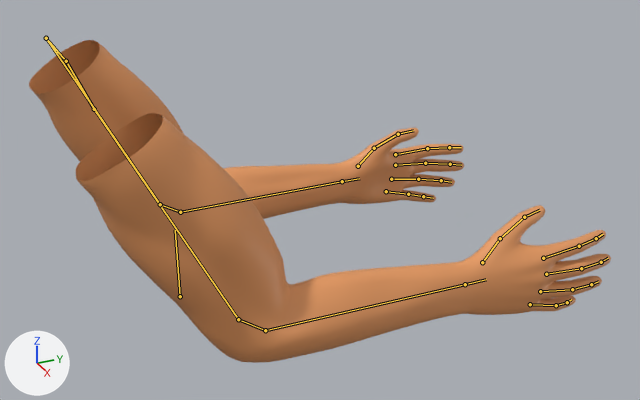
Renders of the Blender file Models/Viewmodel.blend from each side of a commit.
Both versions are drawn from a 50 mm lens placed at (0.604, -0.15, 0.175), pointed at (0.012, 0.117, -0.121). Lighting does not change. The marker at lower left points along +X, +Y and +Z. The bones that bend it are drawn over the model as lines.

Objects in the first picture: 'Mid Poly Arm'.
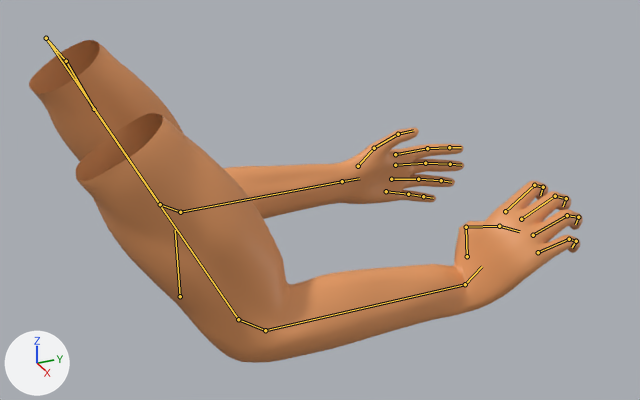
The newer file adds an action. The first version stands in its rest pose; the second is drawn at frame 0 of the action 'CubeIdle'.

Location of each change, [x1, y1, x2, y2] in pixels of the pictures (640 x 400 px):
'Mid Poly Arm', posed: before [29, 40, 611, 363]; after [29, 40, 583, 363]
bone 'Thumb 2.R', root to tip: before (500, 238) to (524, 217); after (466, 227) to (499, 226)
bone 'Index 3.R', root to tip: before (543, 258) to (579, 246); after (505, 211) to (534, 185)
bone 'Ring 3.R', root to tip: before (540, 291) to (572, 289); after (533, 235) to (567, 215)
bone 'Little 3.R', root to tip: before (530, 304) to (556, 305); after (538, 252) to (569, 239)
bone 'Middle 3.R', root to tip: before (546, 274) to (581, 268); after (521, 219) to (555, 196)

The change in detail:
Bone 'Thumb 2.R' (bone_thumb_2_r) turns from (0, 0, 0) to (73, 0, 0) degrees about its own x, y and z.
Bone 'Index 3.R' (bone_index_3_r) moves from (0.0, 0.0, 0.0) to (0.0008, -0.0018, -0.0002).
Bone 'Index 3.R' (bone_index_3_r) turns from (0, 0, 0) to (-4, 0, -34) degrees about its own x, y and z.
Bone 'Ring 3.R' (bone_ring_3_r) moves from (0.0, 0.0, 0.0) to (0.0005, 0.0009, -0.0002).
Bone 'Ring 3.R' (bone_ring_3_r) turns from (0, 0, 0) to (-1, -7, -33) degrees about its own x, y and z.
Bone 'Little 3.R' (bone_little_3_r) moves from (0.0, 0.0, 0.0) to (-0.0038, 0.0011, 0.0).
Bone 'Little 3.R' (bone_little_3_r) turns from (0, 0, 0) to (0, -10, -32) degrees about its own x, y and z.
Bone 'Middle 3.R' (bone_middle_3_r) moves from (0.0, 0.0, 0.0) to (0.0026, -0.0001, -0.0002).
Bone 'Middle 3.R' (bone_middle_3_r) turns from (0, 0, 0) to (-2, -4, -33) degrees about its own x, y and z.
Bone 'Hand IK.R' (bone_hand_ik_r) turns from (0, 0, 0) to (-51, -29, 58) degrees about its own x, y and z.
